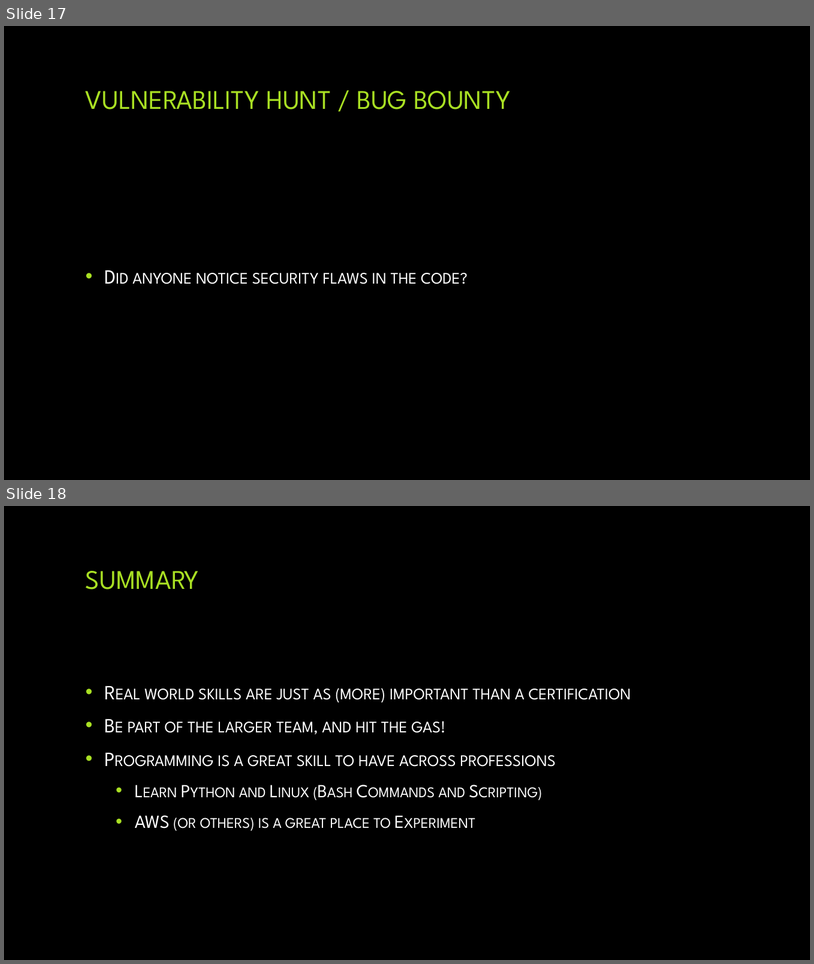
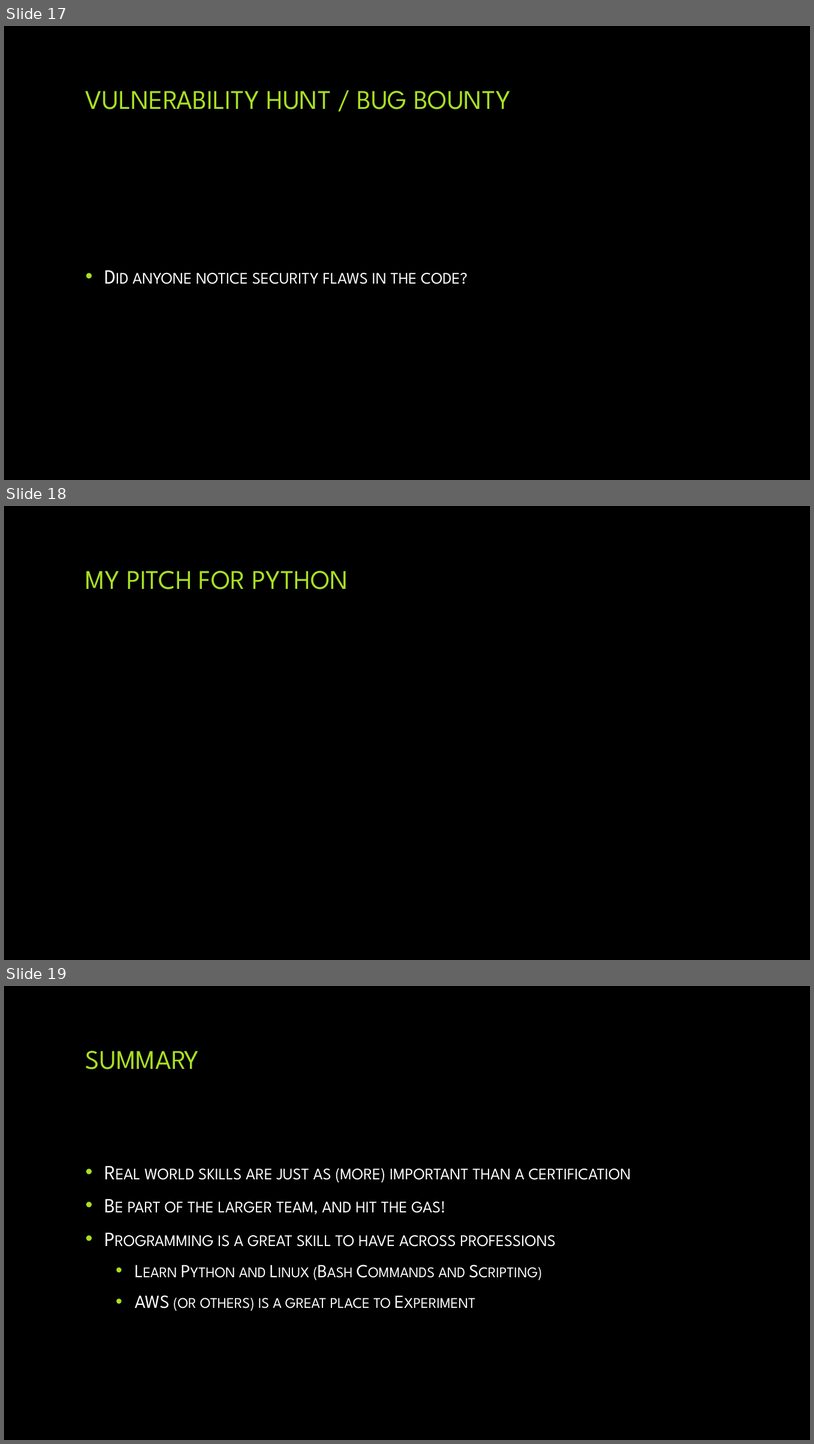
Before and after one commit to jjdm/cissp-software, a slide deck: docs/Software Development - CISSP.pptx. Shown one above the other, each under a label of ours: slides 17 and 18 before the commit, slides 17, 18 and 19 after it. The pictures are 814x964 and 814x1444 pixels, drawn with LibreOffice and Linux fonts; fonts in the diff are those of the drawing; background and template pictures are left out. Boxes give left, top, right and bottom in pixels: in the first picture for what was removed or moved away, otherwise in the second. Text is boxed around its words. In the diff, an @@ line names an element or a change of style, - is before the commit and + after.

```diff
--- a/docs/Software Development - CISSP.pptx
+++ b/docs/Software Development - CISSP.pptx
@@ slide 18 added at box(4, 506, 810, 960), background picture (left out) @@
@@ title added at box(86, 571, 348, 589), 32 pt, text #A9E023 @@
+MY PITCH FOR PYTHON
@@ what was slide 18 is now slide 19 @@
```
